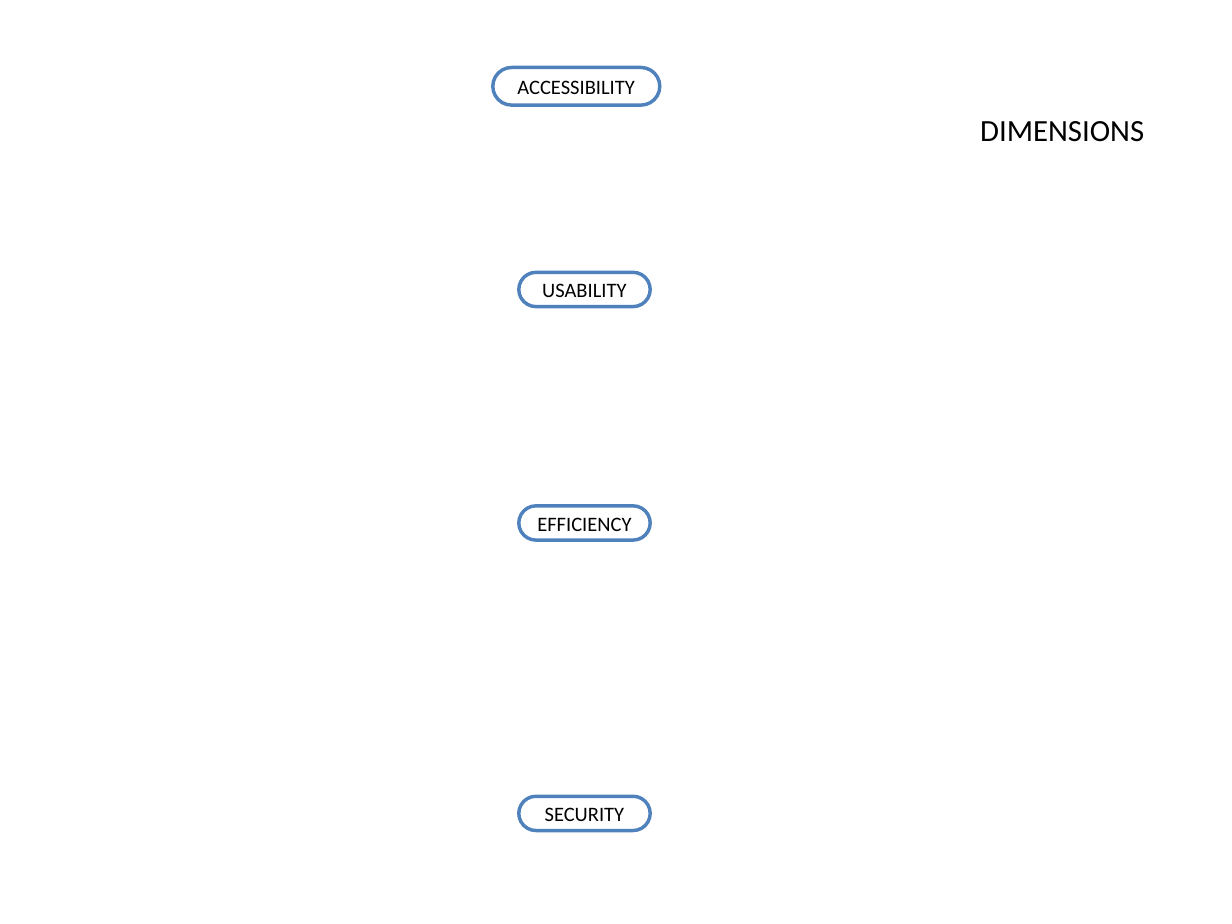
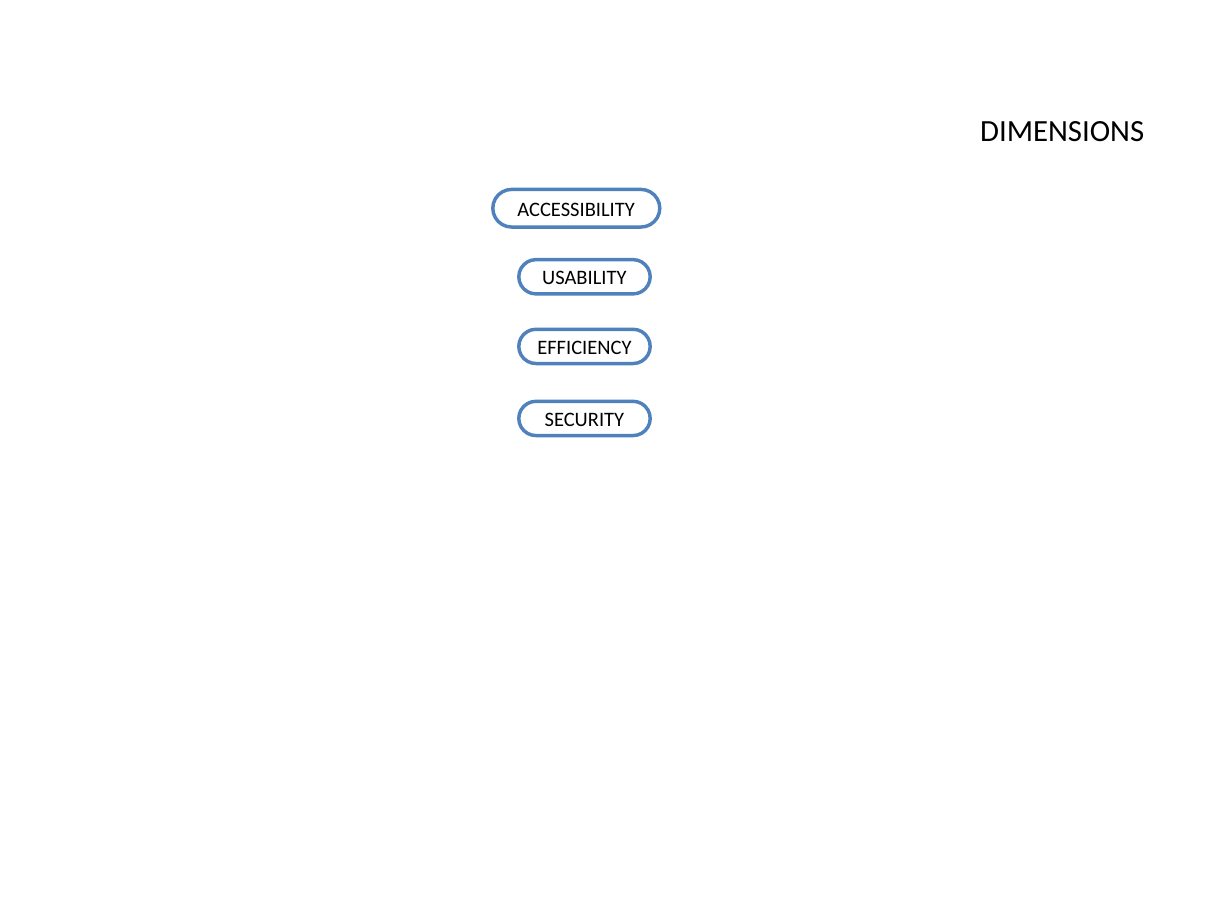
Before and after one commit to paxian/finalexam, a slide deck: slide 4 of model.pptx. Drawn at 1232x924 pixels with LibreOffice and Linux fonts; fonts in the diff are those of the drawing. Boxes give left, top, right and bottom in pixels: in the first picture for what was removed or moved away, otherwise in the second. Text is boxed around its words. In the diff, an @@ line names an element or a change of style, - is before the commit and + after.

```diff
--- a/model.pptx
+++ b/model.pptx
@@ rounded rectangle "ACCESSIBILITY": place and size @@
-rounded rectangle "ACCESSIBILITY" at <box>493,68,660,106</box>
+rounded rectangle "ACCESSIBILITY" at <box>493,190,660,228</box>
@@ rounded rectangle "USABILITY": place and size @@
-rounded rectangle "USABILITY" at <box>519,272,650,307</box>
+rounded rectangle "USABILITY" at <box>519,260,650,294</box>
@@ rounded rectangle "EFFICIENCY": place and size @@
-rounded rectangle "EFFICIENCY" at <box>519,506,650,541</box>
+rounded rectangle "EFFICIENCY" at <box>519,329,650,363</box>
@@ rounded rectangle "SECURITY": place and size @@
-rounded rectangle "SECURITY" at <box>519,796,650,830</box>
+rounded rectangle "SECURITY" at <box>519,402,650,436</box>
```
Also in this commit, not shown: 5 other slides changed, 1 other file.
